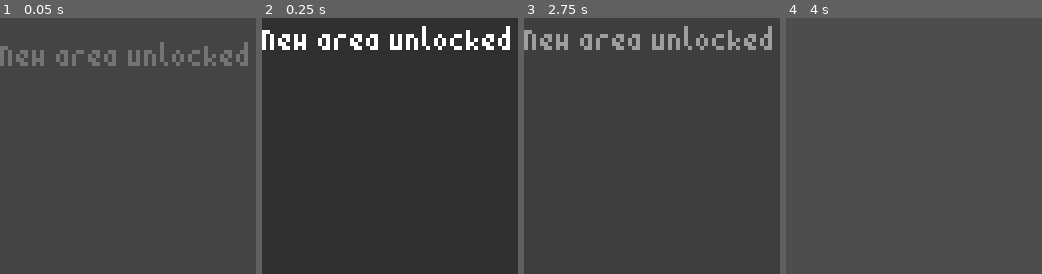
Above: before the commit, frames 1-4 (left to right).
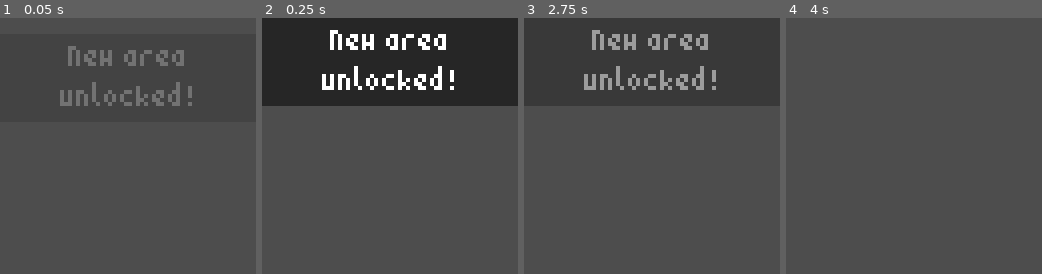
Above: after the commit, the same moments.

Repository: gheja/boxez
Game: Godot game, scene res://scenes/message_overlay.tscn
Same seed, same stepped clock (60 frames per second), same inputs: the game is played once before the commit and once after it. This scene is started directly instead of the project's main scene.
Inputs (mouse positions are in pixels of both pictures, inside the frame that each line leads up to):
- Up to frame 1 (0.05 s): no input
- Up to frame 2 (0.25 s): no input
- Up to frame 3 (2.75 s): tap Enter at 0.5, 2 s; move the mouse to (708, 133) at 0.52 s; hold Right (ui_right) 0.53-1.28 s; click (708, 133) at 0.67 s; tap Space at 1.25 s; move the mouse to (600, 158) at 1.27 s; hold Down (ui_down) 1.28-2.03 s; click (600, 158) at 1.42 s; move the mouse to (677, 89) at 2.02 s; hold Right (ui_right) from 2.03 s (still down); click (677, 89) at 2.17 s
- Up to frame 4 (4 s): move the mouse to (901, 197) at 2.77 s; release Right (ui_right) at 2.78 s; hold Up (ui_up) 2.78-3.53 s; click (901, 197) at 2.92 s; tap Space at 3.5 s; move the mouse to (990, 184) at 3.52 s; hold Left (ui_left) from 3.53 s (still down); click (990, 184) at 3.67 s

The runs differ from the first frame. In frame 1, 4.8% of the frame differs, in the area x 0-97%, y 9-35%; in frame 2, 70%, in the area x 0-100%, y 3-100%; in frame 3, 4.8%; in frame 4, nothing differs.

Commit message:
Adjusted the message overlay, it now takes only a part of the screen and also can be clicked through

Diff:
--- a/src/scenes/message_overlay.tscn
+++ b/src/scenes/message_overlay.tscn
@@ -84,9 +84,10 @@
 anchors_preset = 15
 anchor_right = 1.0
 anchor_bottom = 1.0
+offset_bottom = -42.0
 grow_horizontal = 2
 grow_vertical = 2
-mouse_filter = 1
+mouse_filter = 2
 theme = ExtResource("1_s3ixs")
 script = ExtResource("2_iirc0")
 
@@ -94,23 +95,22 @@
 anchors_preset = 0
 offset_right = 40.0
 offset_bottom = 40.0
-mouse_filter = 1
+mouse_filter = 2
 
 [node name="ColorRect" type="ColorRect" parent="Visuals"]
 layout_mode = 0
-offset_top = -9.0
 offset_right = 64.0
-offset_bottom = 78.0
-mouse_filter = 1
-color = Color(0, 0, 0, 0.376471)
+offset_bottom = 22.0
+mouse_filter = 2
+color = Color(0, 0, 0, 0.501961)
 
 [node name="RichTextLabel" type="RichTextLabel" parent="Visuals"]
 layout_mode = 0
 offset_right = 64.0
 offset_bottom = 64.0
-mouse_filter = 1
+mouse_filter = 2
 bbcode_enabled = true
-text = "New area unlocked"
+text = "[center]New area unlocked![/center]"
 fit_content = true
 scroll_active = false
 
